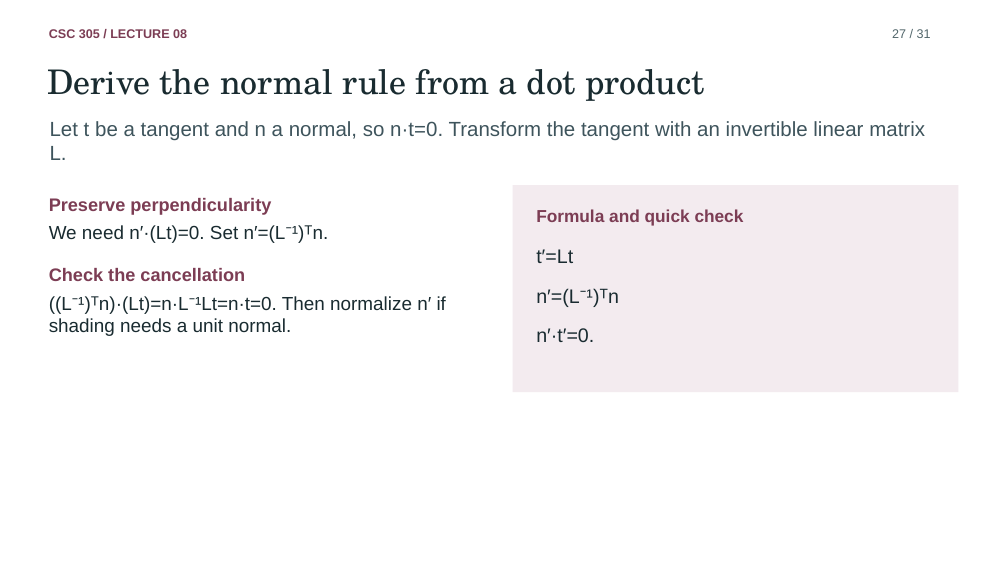
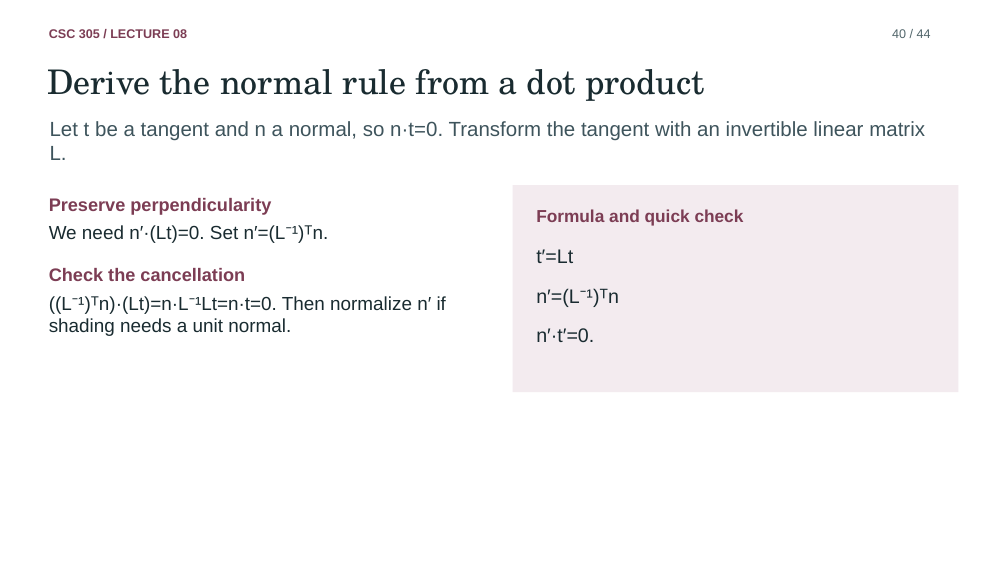
Before and after one commit to TylerLeHere/CG-Fall-2026, a slide deck: slide 40 of study/08 - 2D Transformations Study Guide.pptx (slide 27 before the commit). Drawn at 1008x567 pixels with LibreOffice and Linux fonts; fonts in the diff are those of the drawing. Boxes give left, top, right and bottom in pixels: in the first picture for what was removed or moved away, otherwise in the second. Text is boxed around its words. In the diff, an @@ line names an element or a change of style, - is before the commit and + after.

```diff
--- a/study/08 - 2D Transformations Study Guide.pptx
+++ b/study/08 - 2D Transformations Study Guide.pptx
@@ text at (892, 29, 931, 38): text changed @@
-27 / 31
+40 / 44
```
Also in this commit, not shown: 29 other slides changed, 13 slides added.
